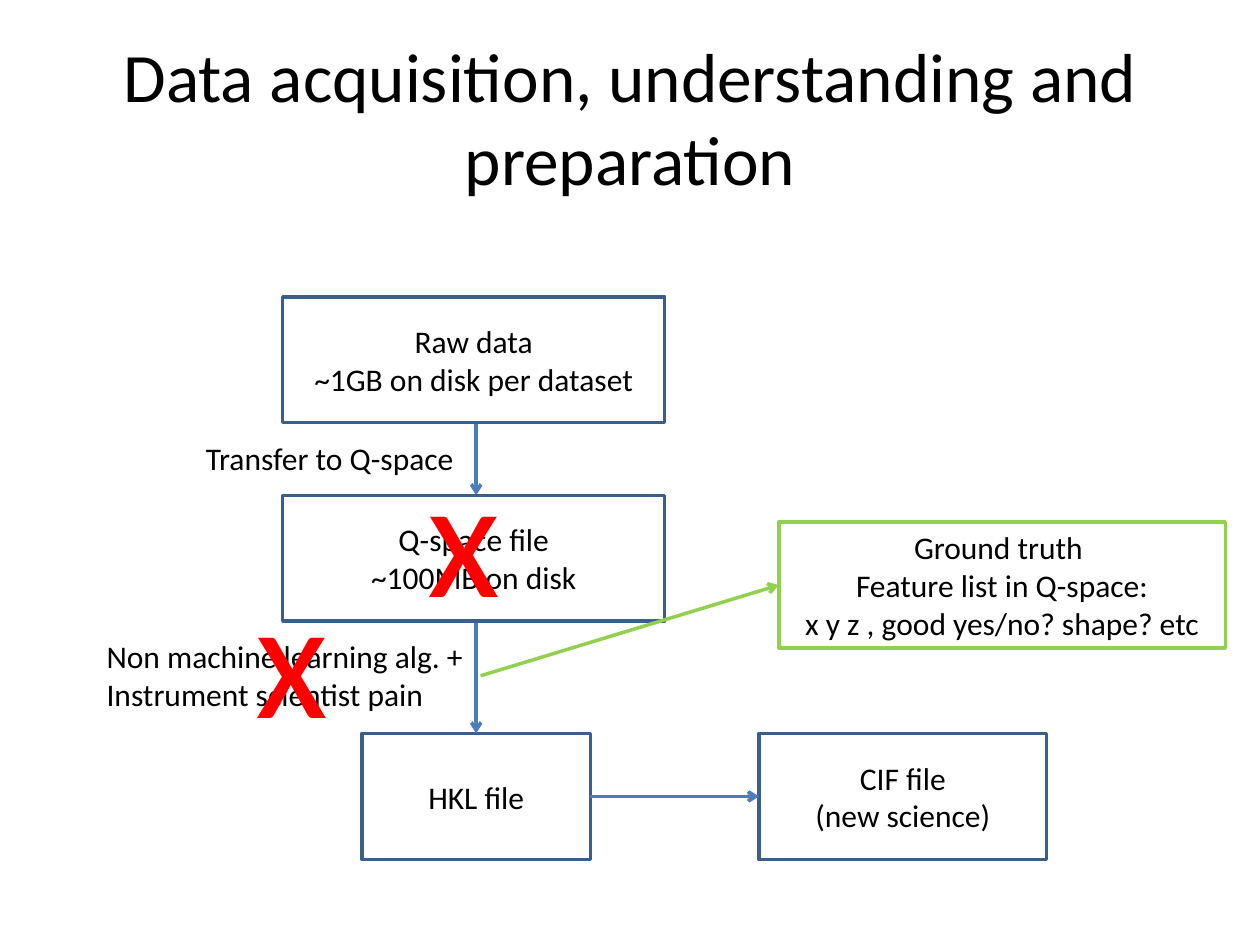
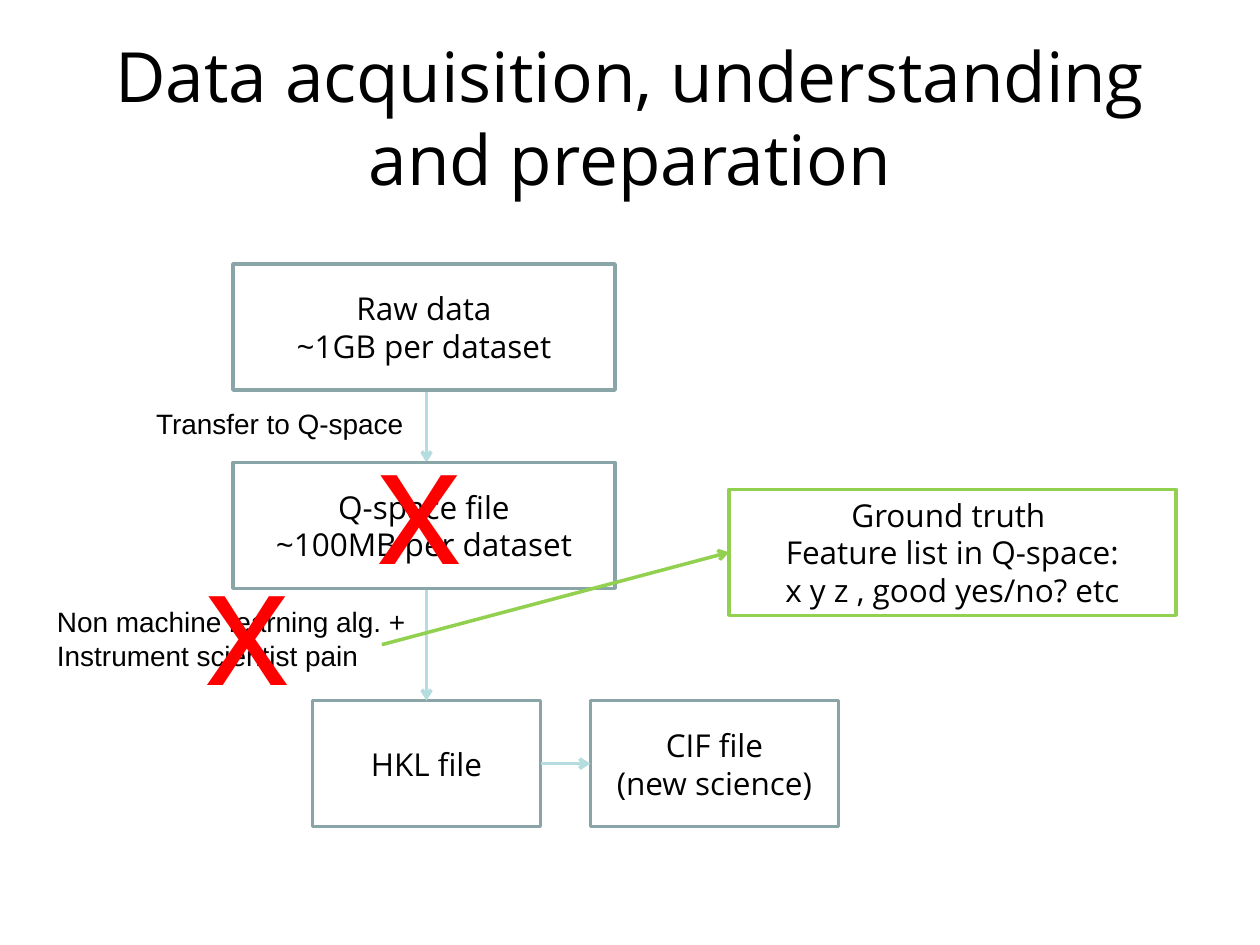
Before and after one commit to ISISScientificComputing/ml-peak-finding, a slide deck: slide 9 of documents/presentations/machine_learning_at_ISIS.pptx. Drawn at 1260x945 pixels with LibreOffice and Linux fonts; fonts in the diff are those of the drawing; background and template pictures are left out. Boxes give left, top, right and bottom in pixels: in the first picture for what was removed or moved away, otherwise in the second. Text is boxed around its words. In the diff, an @@ line names an element or a change of style, - is before the commit and + after.

```diff
--- a/documents/presentations/machine_learning_at_ISIS.pptx
+++ b/documents/presentations/machine_learning_at_ISIS.pptx
@@ title "Data acquisition, understanding and preparation" at (115,49,1144,202): font Calibri to Open Sans @@
@@ rectangle "Raw data" at (233,265,615,391): outline #3A5F8C 2 pt to #8AA6A8 2 pt @@
@@ text in rectangle at (356,296,491,321): font Calibri to Open Sans in "Raw data" @@
@@ text in rectangle at (297,334,551,366): text changed; font Calibri to Open Sans @@
-~1GB on disk per dataset
+~1GB per dataset
@@ text "Transfer to Q-space": place and size @@
-text "Transfer to Q-space" at (206,448,454,475)
+text "Transfer to Q-space" at (156,413,404,439)
@@ text "Transfer to Q-space" at (156,413,404,439): size 18 to 16 pt, font Calibri to Arial @@
@@ text "x" at (378,430,462,594): font Calibri to Arial @@
@@ 2 texts, 2 rectangles, 1 arrow: place and size @@
-2 texts, 2 rectangles, 1 arrow at (256,297,664,859)
+2 texts, 2 rectangles, 1 arrow at (206,265,615,827)
@@ arrow (427, 391) - (427, 462): stroke #4B7EBC 2 pt to #B6DCDF 2 pt @@
@@ rectangle "Q-space file" at (233,462,615,588): outline #3A5F8C 2 pt to #8AA6A8 2 pt @@
@@ text in rectangle at (338,489,509,527): font Calibri to Open Sans in "Q-space file" @@
@@ text in rectangle at (786,503,1119,572): font Calibri to Open Sans in "Ground truth", "Feature list in Q-space:" @@
@@ text "x" at (206,551,290,685): font Calibri to Arial @@
@@ text in rectangle at (276,527,572,565): text changed; font Calibri to Open Sans @@
-~100MB on disk
+~100MB per dataset
@@ arrow moved from (480, 675) - (779, 585) to (382, 645) - (730, 552) @@
@@ text "Non machine learning alg. +" at (57,610,381,671): size 18 to 16 pt, font Calibri to Arial @@
@@ text "Non machine learning alg. +": place and size @@
-text "Non machine learning alg. +" at (107,642,440,714)
+text "Non machine learning alg. +" at (57,610,381,671)
@@ 2 rectangles, 1 arrow: place and size @@
-2 rectangles, 1 arrow at (282,495,1225,733)
+2 rectangles, 1 arrow at (233,462,1177,701)
@@ arrow (427, 588) - (427, 701): stroke #4B7EBC 2 pt to #B6DCDF 2 pt @@
@@ text in rectangle at (785,578,1119,610): text changed; font Calibri to Open Sans @@
-x y z , good yes/no? shape? etc
+x y z , good yes/no? etc
@@ rectangle "HKL file" at (312,701,541,827): font Calibri to Open Sans; outline #3A5F8C 2 pt to #8AA6A8 2 pt @@
@@ rectangle "CIF file" at (591,701,839,827): font Calibri to Open Sans; outline #3A5F8C 2 pt to #8AA6A8 2 pt @@
@@ rectangle "CIF file": place and size @@
-rectangle "CIF file" at (759,733,1046,859)
+rectangle "CIF file" at (591,701,839,827)
@@ arrow added from (541, 764) to (591, 764), #B6DCDF 2 pt @@
@@ arrow removed from (591, 796) to (759, 796) @@
```
Also in this commit, not shown: 12 other slides changed.
